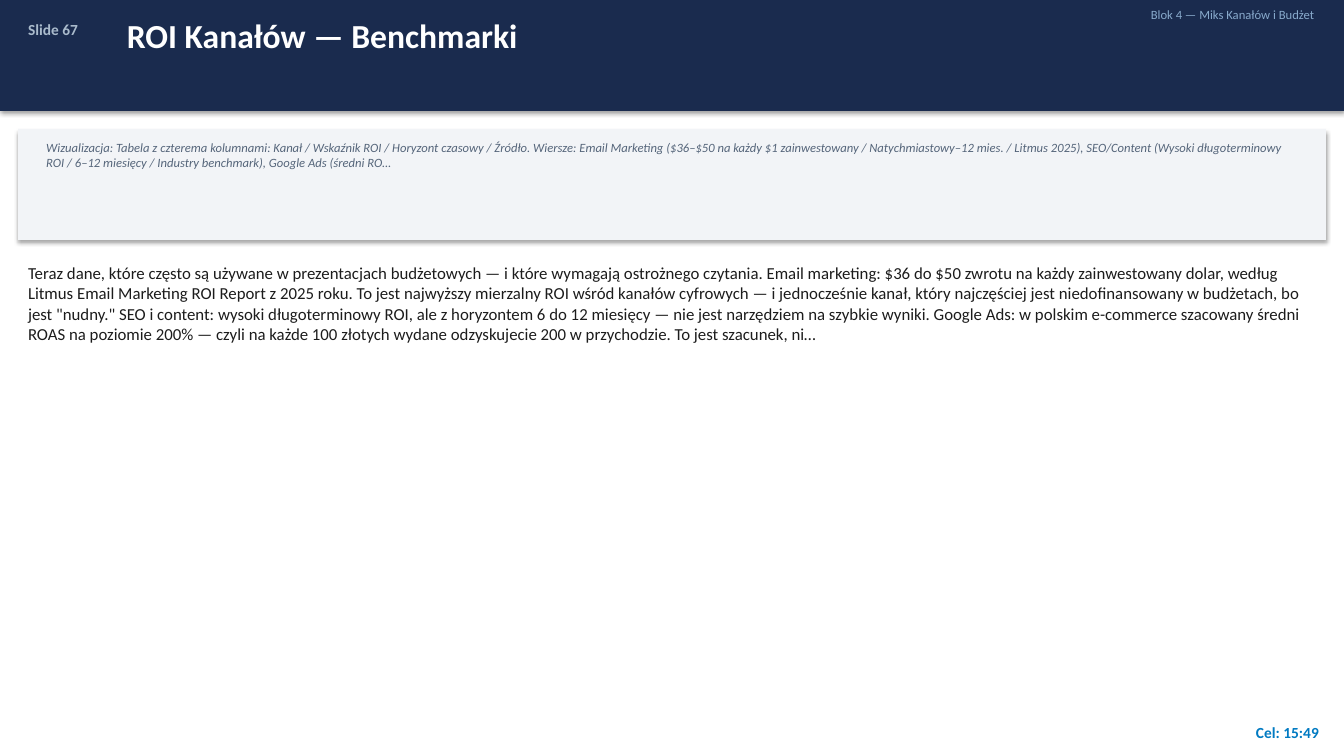
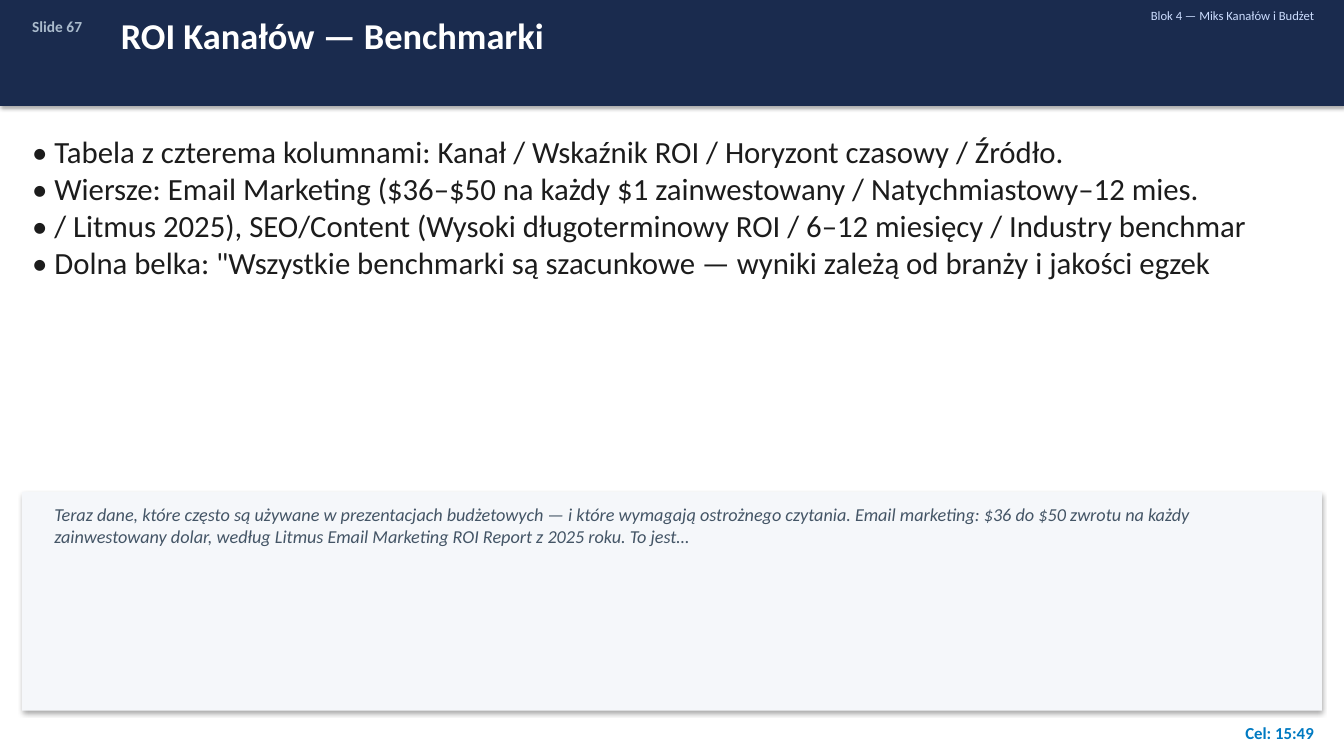
Before and after one commit to porwisz/marketing-zajecia, a slide deck: slide 67 of course-materials/Strategia_Marketingu_Cyfrowego.pptx. Drawn at 1344x756 pixels with LibreOffice and Linux fonts; fonts in the diff are those of the drawing. Boxes give left, top, right and bottom in pixels: in the first picture for what was removed or moved away, otherwise in the second. Text is boxed around its words. In the diff, an @@ line names an element or a change of style, - is before the commit and + after.

```diff
--- a/course-materials/Strategia_Marketingu_Cyfrowego.pptx
+++ b/course-materials/Strategia_Marketingu_Cyfrowego.pptx
@@ rectangle: place and size @@
-rectangle at bbox=[0, 0, 1344, 111]
+rectangle at bbox=[0, 0, 1344, 106]
@@ text "Slide 67": place and size @@
-text "Slide 67" at bbox=[28, 24, 78, 35]
+text "Slide 67" at bbox=[32, 21, 82, 32]
@@ text "ROI Kanałów — Benchmarki" at bbox=[121, 23, 544, 50]: size 24 to 26 pt @@
@@ text "Blok 4 — Miks Kanałów ..." at bbox=[1151, 11, 1314, 20]: text colour #88AACC to #CCDDFF @@
@@ rectangle removed at bbox=[18, 129, 1326, 240] @@
@@ text at bbox=[54, 137, 1246, 280]: text changed; size 9 to 22 pt; text colour #55657A to #1C1C1C; italic off @@
-Wizualizacja: Tabela z czterema kolumnami: Kanał / Wskaźnik ROI / Horyzont czasowy / Źródło. Wiersze: Email Marketing ($36–$50 na każdy $1 zainwestowany / Natychmiastowy–12 mies. / Litmus 2025), SEO/Content (Wysoki długoterminowy ROI / 6–12 miesięcy / Industry benchmark), Google Ads (średni RO…
+• Tabela z czterema kolumnami: Kanał / Wskaźnik ROI / Horyzont czasowy / Źródło.
+• Wiersze: Email Marketing ($36–$50 na każdy $1 zainwestowany / Natychmiastowy–12 mies.
+• / Litmus 2025), SEO/Content (Wysoki długoterminowy ROI / 6–12 miesięcy / Industry benchmar
+• Dolna belka: "Wszystkie benchmarki są szacunkowe — wyniki zależą od branży i jakości egzek
@@ rectangle added at bbox=[22, 492, 1322, 711], fill #F5F7FA @@
@@ text at bbox=[54, 508, 1189, 546]: text changed; size 12 to 13 pt; text colour #1C1C1C to #445566; italic on @@
-Teraz dane, które często są używane w prezentacjach budżetowych — i które wymagają ostrożnego czytania. Email marketing: $36 do $50 zwrotu na każdy zainwestowany dolar, według Litmus Email Marketing ROI Report z 2025 roku. To jest najwyższy mierzalny ROI wśród kanałów cyfrowych — i jednocześnie kanał, który najczęściej jest niedofinansowany w budżetach, bo jest "nudny." SEO i content: wysoki długoterminowy ROI, ale z horyzontem 6 do 12 miesięcy — nie jest narzędziem na szybkie wyniki. Google Ads: w polskim e-commerce szacowany średni ROAS na poziomie 200% — czyli na każde 100 złotych wydane odzyskujecie 200 w przychodzie. To jest szacunek, ni…
+Teraz dane, które często są używane w prezentacjach budżetowych — i które wymagają ostrożnego czytania. Email marketing: $36 do $50 zwrotu na każdy zainwestowany dolar, według Litmus Email Marketing ROI Report z 2025 roku. To jest…
@@ text "Cel: 15:49": place and size @@
-text "Cel: 15:49" at bbox=[1256, 727, 1318, 738]
+text "Cel: 15:49" at bbox=[1245, 727, 1314, 739]
@@ text "Cel: 15:49" at bbox=[1245, 727, 1314, 739]: size 11 to 12 pt @@
```
Also in this commit, not shown: 81 other slides changed, 3 slides added, 3 slides removed, 1 other file.
